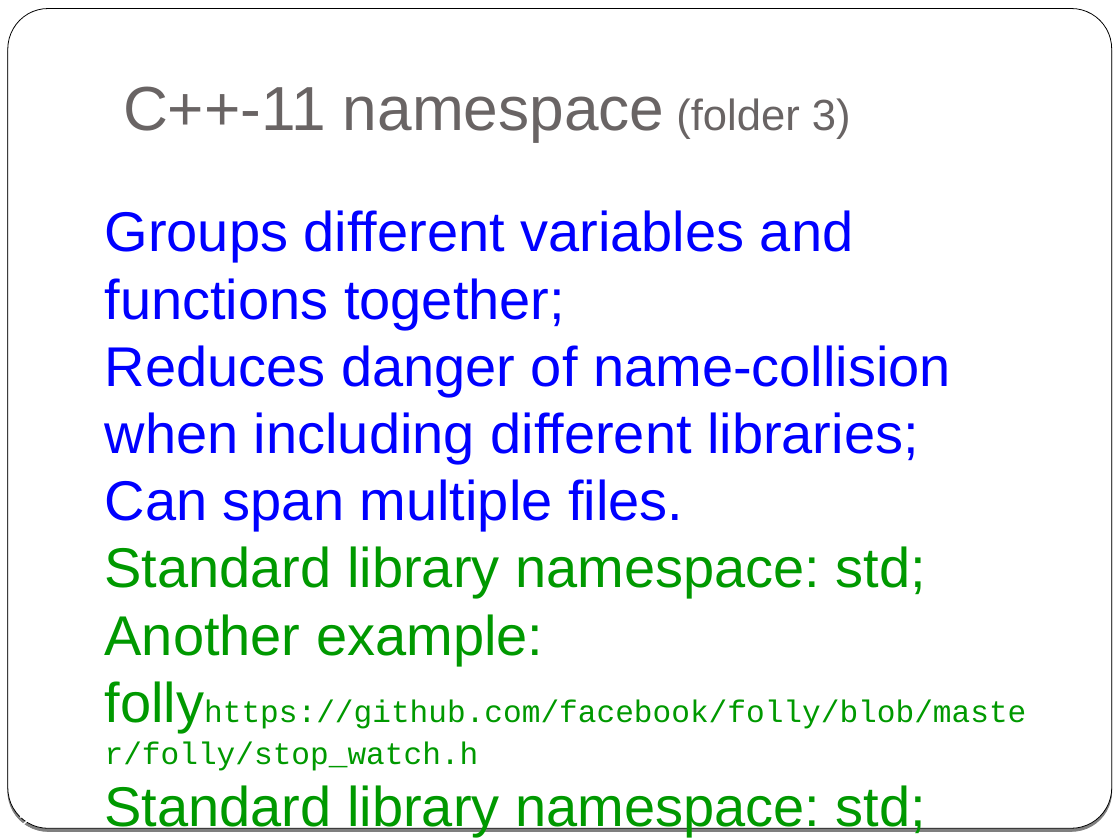
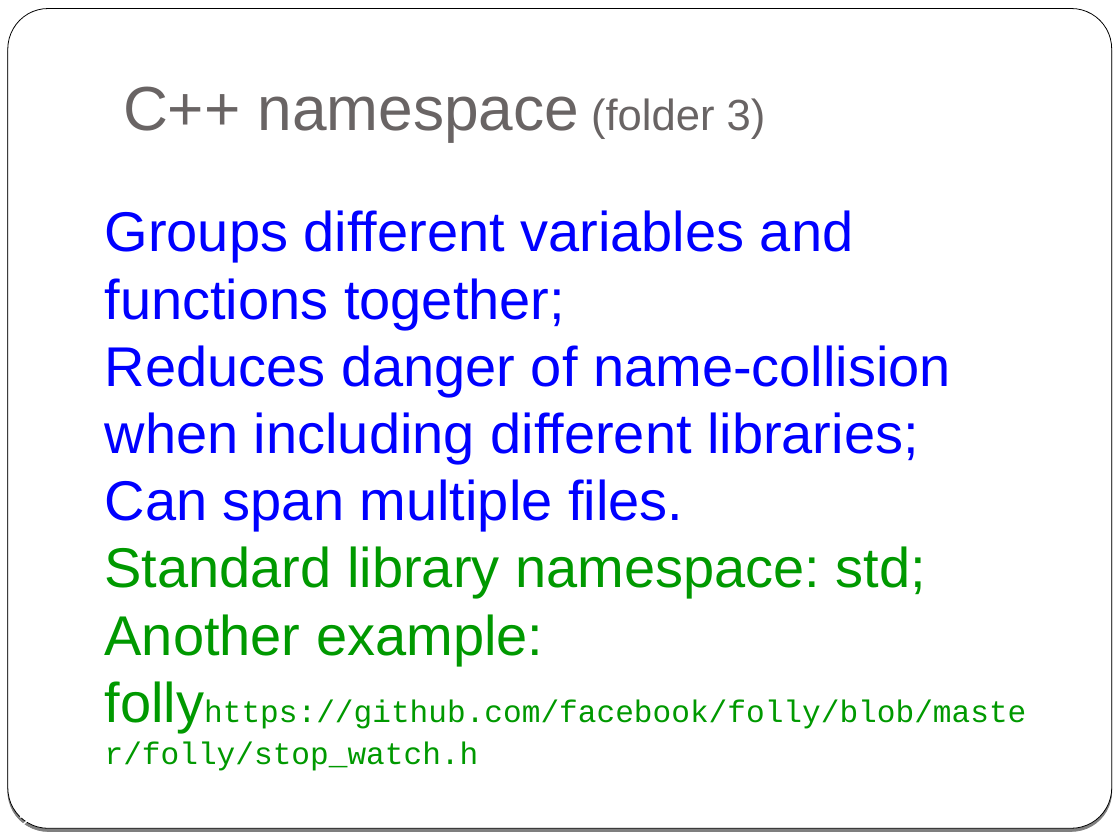
Before and after one commit to cpp-at-ariel/cpp-5781, a slide deck: slide 12 of 01-what-is-cpp/slides-1-cpp-vs-c-vs-java.odp. Drawn at 1120x840 pixels with LibreOffice and Linux fonts; fonts in the diff are those of the drawing. Boxes give left, top, right and bottom in pixels: in the first picture for what was removed or moved away, otherwise in the second. Text is boxed around its words. In the diff, an @@ line names an element or a change of style, - is before the commit and + after.

```diff
--- a/01-what-is-cpp/slides-1-cpp-vs-c-vs-java.odp
+++ b/01-what-is-cpp/slides-1-cpp-vs-c-vs-java.odp
@@ title at (123, 86, 766, 141): text changed @@
-C++-11 namespace (folder 3)
+C++ namespace (folder 3)
@@ text at (105, 785, 926, 836): paragraph removed @@
-● Standard library namespace: std;
```
Also in this commit, not shown: 1 other slide changed, 14 other files.
